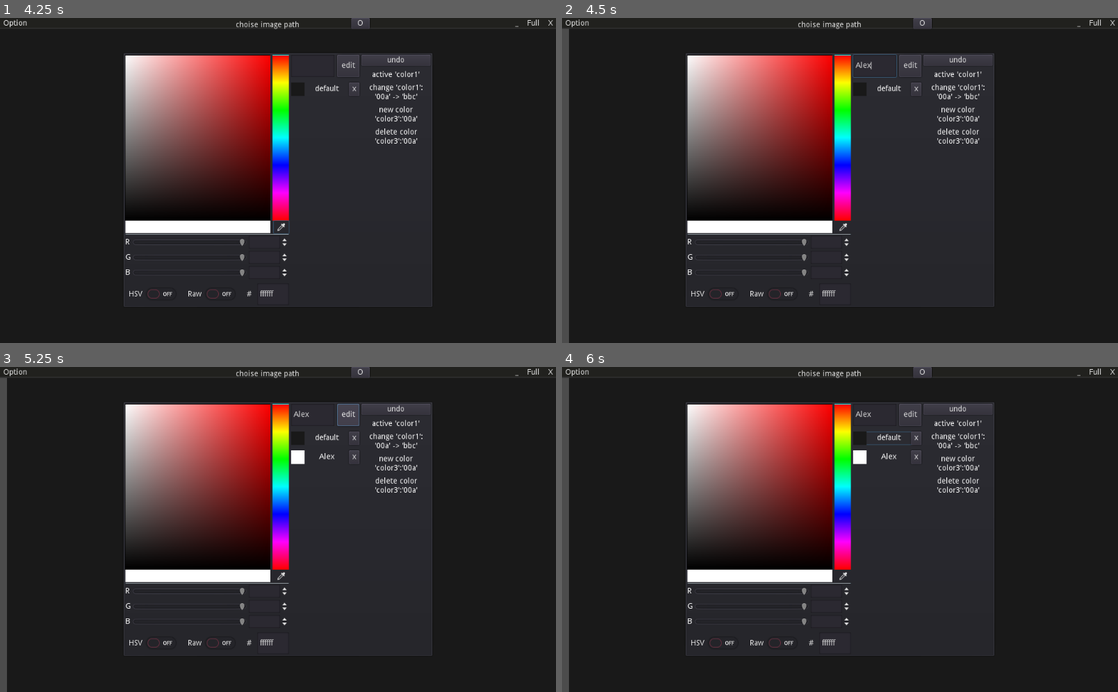
Above: before the commit, frames 1-4 (two rows, left to right).
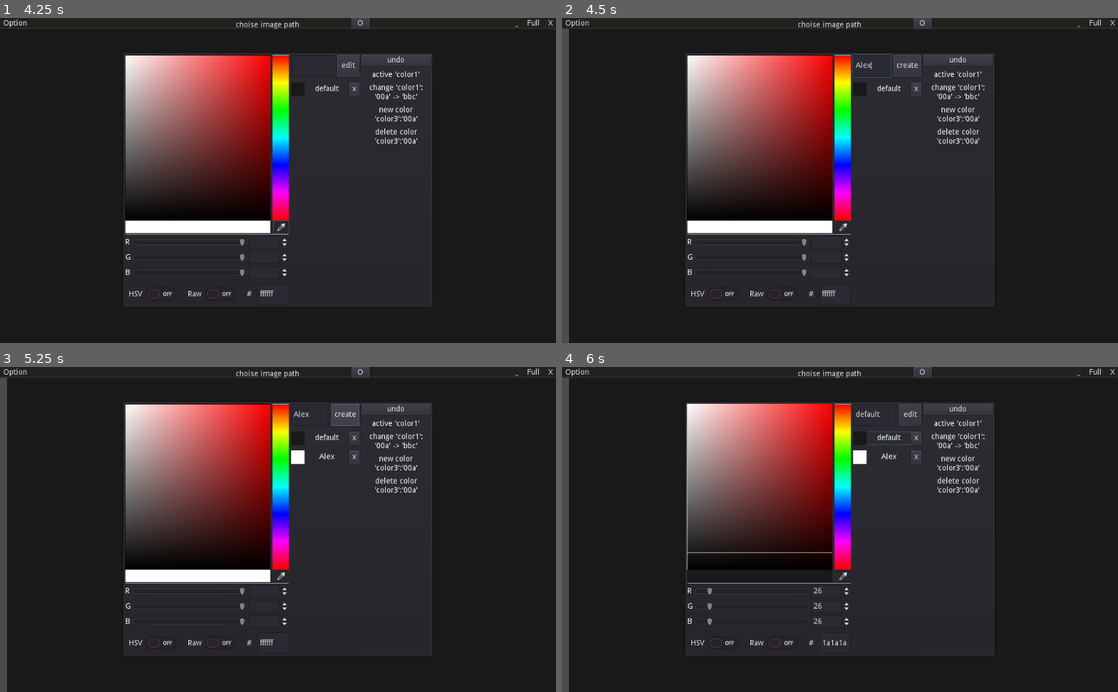
Above: after the commit, the same moments.

Repository: hpn33/manga-reader-by-godot-
Game: Godot game, scene res://scene/Main.tscn
Same seed, same stepped clock (60 frames per second), same inputs: the game is played once before the commit and once after it.
Inputs (mouse positions are in pixels of both pictures, inside the frame that each line leads up to):
- Up to frame 1 (4.25 s): click "choise image path" at 0.5 s; click "O" at 1.25 s; click "_" at 2 s; click "Full" at 2.75 s; click "Option" at 3.5 s
- Up to frame 2 (4.5 s): click (873, 66) at 4.27 s; type "Alex" at 4.35 s
- Up to frame 3 (5.25 s): click "edit" (after the commit: "create") at 5 s
- Up to frame 4 (6 s): click (884, 438) at 5.75 s

Frame 1 is identical in both runs. In frame 2, less than 0.1% of the frame differs, in the area x 59-64%, y 11-19%; in frame 3, 0.1%; in frame 4, 1.6%, in the area x 22-58%, y 11-86%.
Error in both runs: Trying to assign value of type 'MenuButton' to a variable of type 'Label'. (res://scene/ui/TitleBar/TitleBar.gd:3)

Commit message:
fix No.2
keep going

Diff:
--- a/container/Board.gd
+++ b/container/Board.gd
@@ -10,9 +10,8 @@
 
 
 #func _ready() -> void:
-#	print('root')
 
-	set_align(Align.CENTER)
+#	set_align(Align.CENTER)
 
 func set_align(_align):
 	align = _align
--- a/container/Box.gd
+++ b/container/Box.gd
@@ -6,9 +6,6 @@
 var offset := Vector2()
 
 
-#func _ready() -> void:
-#	print('child')
-
 func set_size(_size):
 	size = _size
 	update()
--- /dev/null
+++ b/object/ColorPicker/Btn.gd
@@ -0,0 +1,9 @@
+extends Button
+
+
+
+
+func check_title():
+	print('hhh')
+	print(owner.color_name)
+	pass
--- a/object/ColorPicker/ColorHolder/ColorHolder.gd
+++ b/object/ColorPicker/ColorHolder/ColorHolder.gd
@@ -21,8 +21,8 @@
 
 var color_code setget set_color, get_colour
 
-func set_color(color_code:String):
-	color_view.color = Color('#' + color_code)
+func set_color(_color_code:String):
+	color_view.color = Color('#' + _color_code)
 
 func get_colour():
 	return color_view.color.to_html()
--- a/object/ColorPicker/ColorList.gd
+++ b/object/ColorPicker/ColorList.gd
@@ -38,7 +38,8 @@
 
 
 func _holder_pressed(color):
-	share.set_value('background_color', color[1])
+	owner.set_current_color(color[0], color[1])
+
 
 
 func _delete_button(target):
@@ -48,8 +49,7 @@
 			owner.colors.remove(i)
 			break
 
-	config.set_data('colors', owner.colors)
-	config.save()
+	owner.save_colors()
 
 	re_add()
 
--- a/object/ColorPicker/ColorPicker.gd
+++ b/object/ColorPicker/ColorPicker.gd
@@ -1,6 +1,6 @@
 extends PopupPanel
 
-signal color_changed(color)
+#signal color_changed(color)
 
 onready var color_picker :ColorPicker= $HBoxContainer/ColorPicker
 
@@ -19,6 +19,8 @@
 
 func set_color_name(value: String) -> void:
 	color_title.text = value
+#	color_edit.check_title()
+
 
 func get_color_name():
 	return color_title.text
@@ -35,6 +37,9 @@
 
 
 var colors := []
+
+var current_color_title := 'None'
+var current_color_code := 'ccc'
 
 
 func _ready():
@@ -67,8 +72,8 @@
 		colors.append(new_color)
 		color_list.add(new_color)
 
-	config.set_data('colors', colors)
-	config.save()
+	save_colors()
+
 
 
 func _colors_changed(value):
@@ -76,18 +81,41 @@
 	color_list.re_add(colors)
 
 
-func active_color():
-	pass
+func set_current_color(_color_title, _color_code):
+	current_color_title = _color_title
+	current_color_code = _color_code
 
-func delete_color(color_name: String):
-	pass
+	self.color_name = _color_title
+	self.color_code = _color_code
+
+	check_button_title()
+
+	share.set_value('background_color', _color_code)
+
+
+func check_button_title():
+	print(self.color_name)
+	if self.color_name == current_color_title:
+		color_edit.text = 'edit'
+	else:
+		color_edit.text = 'create'
+
+#func active_color():
+#	pass
+
+#func delete_color(color_name: String):
+#	pass
 
 #func update_color(color_name: String, new_color_code: String):
 #	pass
 
-func create_color(color_name: String, color_code: String):
-	pass
+#func create_color(color_name: String, color_code: String):
+#	pass
 
+
+func save_colors():
+	config.set_data('colors', colors)
+	config.save()
 
 
 func _on_ColorPicker_color_changed(color: Color) -> void:
--- a/object/ColorPicker/ColorPicker.tscn
+++ b/object/ColorPicker/ColorPicker.tscn
@@ -1,10 +1,13 @@
-[gd_scene load_steps=4 format=2]
+[gd_scene load_steps=6 format=2]
 
 [ext_resource path="res://object/ColorPicker/ColorHolder/ColorHolder.tscn" type="PackedScene" id=1]
 [ext_resource path="res://object/ColorPicker/ColorPicker.gd" type="Script" id=2]
 [ext_resource path="res://object/ColorPicker/ColorList.gd" type="Script" id=3]
+[ext_resource path="res://object/ColorPicker/Btn.gd" type="Script" id=4]
+[ext_resource path="res://object/ColorPicker/Title.gd" type="Script" id=5]
 
 [node name="ColorPicker" type="PopupPanel"]
+visible = true
 margin_right = 563.0
 margin_bottom = 470.0
 rect_min_size = Vector2( 570, 470 )
@@ -25,10 +28,8 @@
 }
 
 [node name="ColorPicker" type="ColorPicker" parent="HBoxContainer"]
-margin_left = 4.0
-margin_top = 4.0
-margin_right = 4.0
-margin_bottom = 4.0
+margin_right = 308.0
+margin_bottom = 462.0
 size_flags_horizontal = 3
 edit_alpha = false
 presets_enabled = false
@@ -39,8 +40,8 @@
 
 [node name="Colors" type="VBoxContainer" parent="HBoxContainer"]
 margin_left = 312.0
-margin_right = 439.0
-margin_bottom = 470.0
+margin_right = 435.0
+margin_bottom = 462.0
 size_flags_horizontal = 3
 custom_constants/separation = 10
 __meta__ = {
@@ -48,28 +49,30 @@
 }
 
 [node name="Edit" type="HBoxContainer" parent="HBoxContainer/Colors"]
-margin_right = 127.0
+margin_right = 123.0
 margin_bottom = 41.0
 size_flags_vertical = 3
 custom_constants/separation = 5
 
 [node name="Title" type="LineEdit" parent="HBoxContainer/Colors/Edit"]
-margin_right = 81.0
+margin_right = 78.0
 margin_bottom = 41.0
 size_flags_horizontal = 3
 size_flags_stretch_ratio = 2.0
+script = ExtResource( 5 )
 
 [node name="Btn" type="Button" parent="HBoxContainer/Colors/Edit"]
-margin_left = 86.0
-margin_right = 127.0
+margin_left = 83.0
+margin_right = 123.0
 margin_bottom = 41.0
 size_flags_horizontal = 3
 text = "edit"
+script = ExtResource( 4 )
 
 [node name="List" type="VBoxContainer" parent="HBoxContainer/Colors"]
 margin_top = 51.0
-margin_right = 127.0
-margin_bottom = 470.0
+margin_right = 123.0
+margin_bottom = 462.0
 size_flags_vertical = 3
 size_flags_stretch_ratio = 10.0
 custom_constants/separation = 10
@@ -81,13 +84,13 @@
 [node name="ColorHolder" parent="HBoxContainer/Colors/List" instance=ExtResource( 1 )]
 anchor_right = 0.0
 anchor_bottom = 0.0
-margin_right = 127.0
+margin_right = 123.0
 margin_bottom = 25.0
 
 [node name="Actions" type="VBoxContainer" parent="HBoxContainer"]
-margin_left = 443.0
-margin_right = 570.0
-margin_bottom = 470.0
+margin_left = 439.0
+margin_right = 562.0
+margin_bottom = 462.0
 size_flags_horizontal = 3
 custom_constants/separation = 10
 __meta__ = {
@@ -95,14 +98,14 @@
 }
 
 [node name="Undo" type="Button" parent="HBoxContainer/Actions"]
-margin_right = 127.0
+margin_right = 123.0
 margin_bottom = 20.0
 text = "undo"
 
 [node name="List" type="VBoxContainer" parent="HBoxContainer/Actions"]
 margin_top = 30.0
-margin_right = 127.0
-margin_bottom = 470.0
+margin_right = 123.0
+margin_bottom = 462.0
 size_flags_horizontal = 3
 size_flags_vertical = 3
 custom_constants/separation = 10
@@ -111,7 +114,7 @@
 }
 
 [node name="Label" type="Label" parent="HBoxContainer/Actions/List"]
-margin_right = 127.0
+margin_right = 123.0
 margin_bottom = 14.0
 size_flags_horizontal = 3
 text = "active 'color1'"
@@ -120,7 +123,7 @@
 
 [node name="Label2" type="Label" parent="HBoxContainer/Actions/List"]
 margin_top = 24.0
-margin_right = 127.0
+margin_right = 123.0
 margin_bottom = 55.0
 size_flags_horizontal = 3
 text = "change 'color1':
@@ -130,7 +133,7 @@
 
 [node name="Label3" type="Label" parent="HBoxContainer/Actions/List"]
 margin_top = 65.0
-margin_right = 127.0
+margin_right = 123.0
 margin_bottom = 96.0
 size_flags_horizontal = 3
 text = "new color
@@ -140,7 +143,7 @@
 
 [node name="Label4" type="Label" parent="HBoxContainer/Actions/List"]
 margin_top = 106.0
-margin_right = 127.0
+margin_right = 123.0
 margin_bottom = 137.0
 size_flags_horizontal = 3
 text = "delete color
@@ -148,4 +151,5 @@
 align = 1
 valign = 1
 [connection signal="color_changed" from="HBoxContainer/ColorPicker" to="." method="_on_ColorPicker_color_changed"]
+[connection signal="text_changed" from="HBoxContainer/Colors/Edit/Title" to="HBoxContainer/Colors/Edit/Title" method="_on_Title_text_changed"]
 [connection signal="pressed" from="HBoxContainer/Colors/Edit/Btn" to="." method="_on_Edit_pressed"]
--- /dev/null
+++ b/object/ColorPicker/Title.gd
@@ -0,0 +1,5 @@
+extends LineEdit
+
+
+func _on_Title_text_changed(new_text):
+	owner.check_button_title()
--- a/scene/Main.tscn
+++ b/scene/Main.tscn
@@ -249,18 +249,18 @@
 window_title = "Open a Directory"
 mode = 2
 access = 2
-current_dir = "E:/workspace/godot/manga_reader"
-current_path = "E:/workspace/godot/manga_reader/"
+current_dir = "H:/workspace/godot/manga-reader-by-godot-"
+current_path = "H:/workspace/godot/manga-reader-by-godot-/"
 script = ExtResource( 5 )
 __meta__ = {
 "_edit_use_anchors_": false
 }
 
 [node name="ColorPicker" parent="UI/PopMenu" instance=ExtResource( 13 )]
-margin_left = -458.191
-margin_top = 22.6578
-margin_right = -23.1912
-margin_bottom = 492.658
+margin_left = -629.383
+margin_top = 25.1753
+margin_right = -59.3833
+margin_bottom = 495.176
 
 [node name="background" type="Sprite" parent="."]
 modulate = Color( 0.101961, 0.101961, 0.101961, 1 )
@@ -284,5 +284,4 @@
 [connection signal="pressed" from="UI/TitleBar/ColorRect/HBoxContainer/right/quit" to="UI/TitleBar" method="_on_quit_pressed"]
 [connection signal="timeout" from="UI/GuildText/Timer" to="UI/GuildText" method="_on_Timer_timeout"]
 [connection signal="dir_selected" from="UI/PopMenu/FileDialog" to="UI/PopMenu/FileDialog" method="_on_FileDialog_dir_selected"]
-[connection signal="color_changed" from="UI/PopMenu/ColorPicker" to="UI" method="_on_ColorPicker_color_changed"]
 [connection signal="item_rect_changed" from="Camera2D" to="Camera2D" method="_on_Camera2D_item_rect_changed"]
--- a/scene/background.gd
+++ b/scene/background.gd
@@ -11,6 +11,5 @@
 
 
 func _background_color_changed(color_code):
-	print(color_code)
 	if color_code:
 		modulate = Color('#' + color_code)
